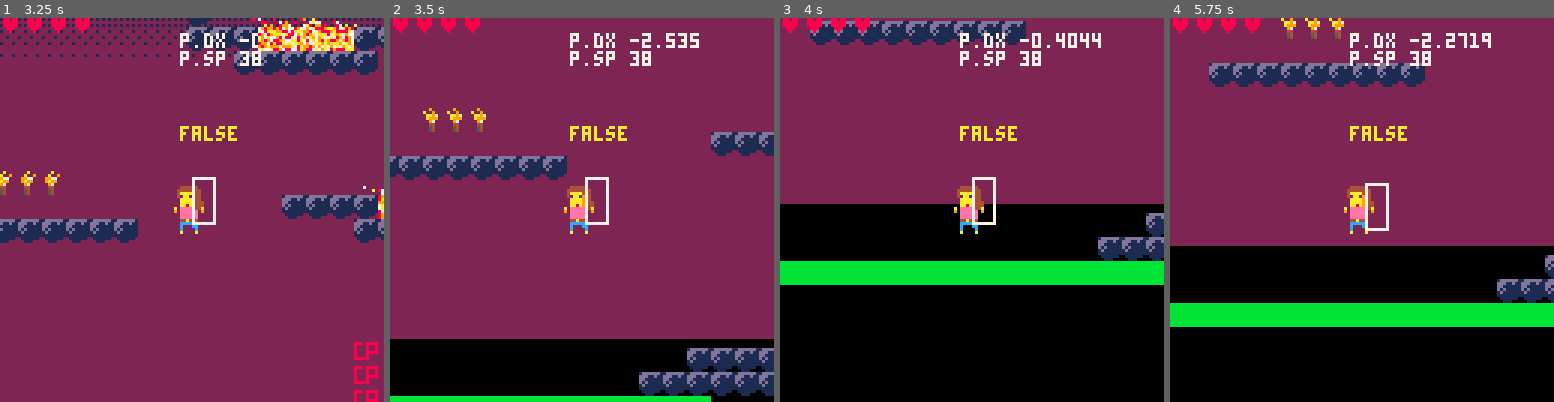
Above: before the commit, frames 1-4 (left to right).
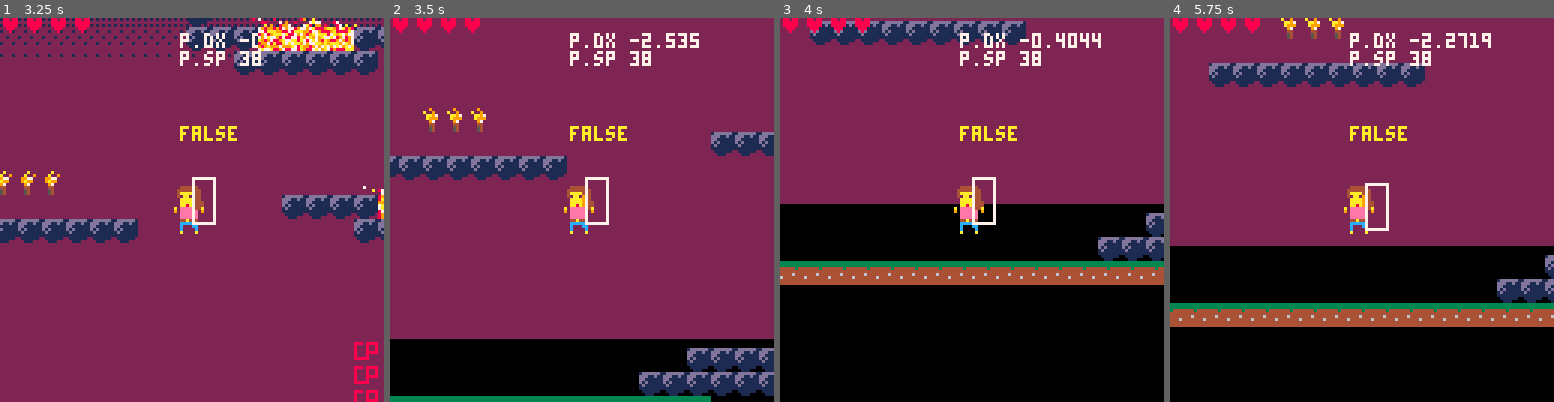
Above: after the commit, the same moments.

Repository: EmilieRobert33/SPOOKJAM
Game: PICO-8 cartridge sp2.p8
The game is run twice, just before and just after one commit, with the same random seed, the same clock (stepped at 60 frames per second) and the same inputs.
Inputs:
- Up to frame 1 (3.25 s): tap X (X key) at 0.33, 1.07, 1.85, 2.97 s; tap O (Z key) at 0.7, 1.7, 2.1, 2.5, 2.9 s; hold Right 1.6-2.1 s; hold Right 2.47-3.03 s; hold Left from 3.08 s (still down)
- Up to frame 2 (3.5 s): keep holding Left; tap O (Z key) at 3.3 s
- Up to frame 3 (4 s): release Left at 3.58 s; tap O (Z key) at 3.7 s
- Up to frame 4 (5.75 s): hold Right 4.02-4.68 s; tap X (X key) at 4.08, 5.2 s; tap O (Z key) every 0.4 s from 4.1 to 5.7 s; hold Left 5.08-5.68 s

Frame 1 is identical in both runs. In frame 2, 1.3% of the frame differs, in the area x 0-84%, y 98-100%; in frame 3, 6.2%, in the area x 0-100%, y 63-70%; in frame 4, 6.2%.

Commit message:
renouveu sprites

Diff:
--- a/sp2.p8
+++ b/sp2.p8
@@ -75,6 +75,7 @@
  --------------------------
  -- ici cest blink
  --------------------------
+ init_plat()
  init_f()
  --ici cest la lave
  init_l()
@@ -150,6 +151,10 @@
  --dessine la lave
  -------------------------------
  draw_lave()
+ -------------------------------
+ --plat qui bouge
+ --------------------------------
+ draw_plat()
 end
 
 function _update()
@@ -157,6 +162,7 @@
 	player_animate()
  update_f()
 	camera_update()
+ up_plat()
 
 	--sfx
 	animate_torche()
@@ -551,15 +557,6 @@
 	end
 end
 
---plateformes qui bougent
-function make_plat(x,y)
-	plat={}
-	plat.x = x*8
-	plat.y = y*8
-	plat.dx = 0
-	plat.dy = 0
-	plat.sp = 65
-end
 
 --explosion
 function make_explosions(x,y,nb)
@@ -920,6 +917,68 @@
   fillp()
  end
 end
+
+------------------------------------------------
+--plat qui bouge en horizontal
+-------------------------------------------------
+function init_plat()
+ plat={}
+ detect_fait_plat()
+end
+function detect_fait_plat()
+  for x=0,64 do
+   for y=0,64 do
+    if (mget(x,y)==127) then
+    mset(x,y,0)
+    make_plat(x*8,y*8,0.5,4)
+   end
+  end
+ end
+end
+function make_plat(x,y,s,tile)
+ local b={}
+ b.xinit=x
+ b.x=x
+ b.y=y
+ b.s=s
+ b.fin=tile
+ add(plat,b)
+end
+
+
+function up_plat()
+ for i=1,#plat do
+  if (plat[i]!=nil) then
+   if (plat[i].s>0 and plat[i].x<plat[i].xinit+(plat[i].fin)*8) then
+    plat[i].x+=1*plat[i].s
+   end
+   if (plat[i].x>=plat[i].xinit+plat[i].fin*8) then
+    plat[i].s=-1*plat[i].s
+   end
+   if (plat[i].s<0 and plat[i].x>=plat[i].xinit) then
+    plat[i].x+=1*plat[i].s
+   end
+   if (plat[i].x<plat[i].xinit) then
+    plat[i].s=-1*plat[i].s
+   end
+  end
+ end
+end
+
+function draw_plat()
+ for i=1,#plat do
+  if (plat[i]!=nil) spr(127,plat[i].x,plat[i].y)
+ end
+end
+…(9 lines of a section not shown)…
 
 
 
Not shown, changed: 24 lines of the sprite sheet (__gfx__) section of sp2.p8
